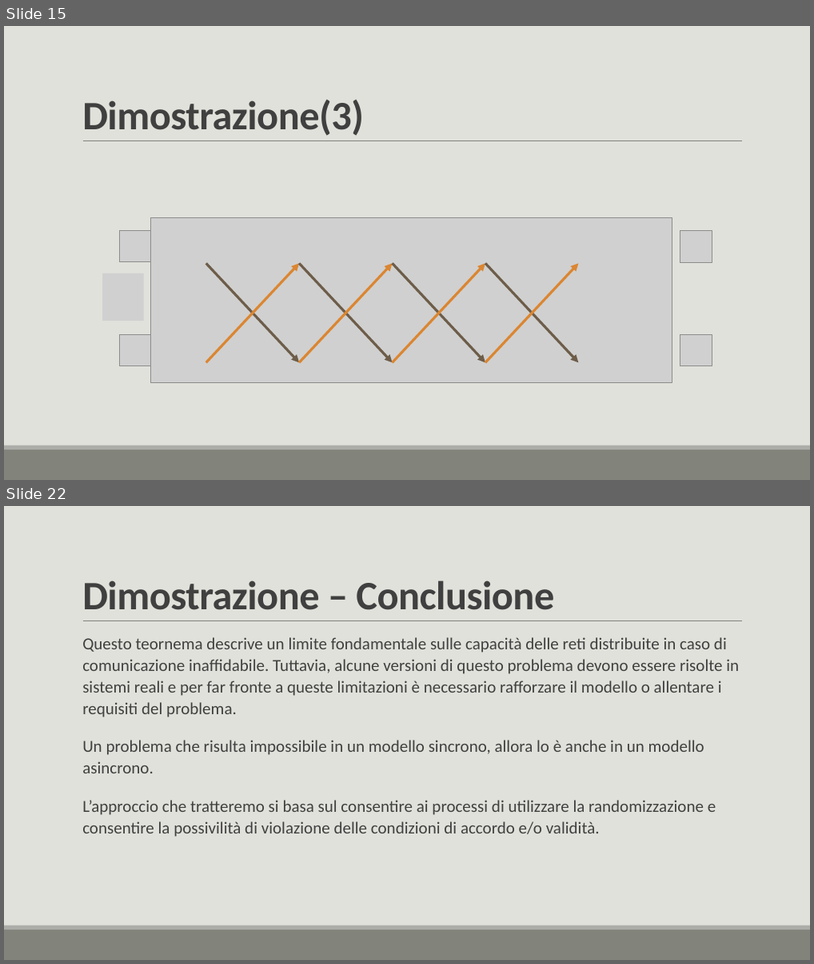
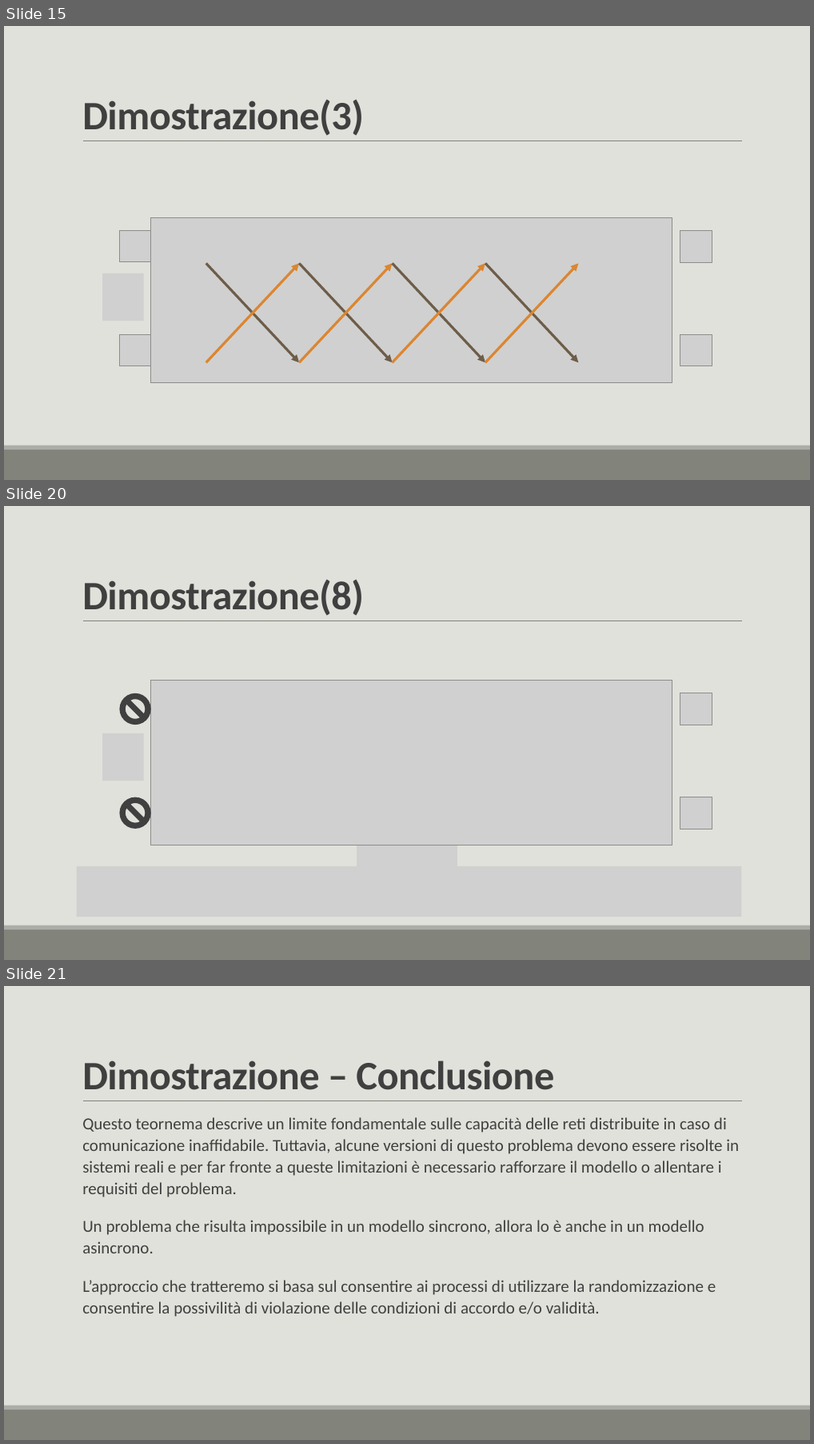
Before and after one commit to lory9894University/mcad, a slide deck: Prensentazione_V2.pptx. Shown one above the other, each under a label of ours: slides 15 and 22 before the commit, slides 15, 20 and 21 after it; the slides between them are not shown. The pictures are 814x964 and 814x1444 pixels, drawn with LibreOffice and Linux fonts; fonts in the diff are those of the drawing; grey boxes stand for pictures. Boxes give left, top, right and bottom in pixels: in the first picture for what was removed or moved away, otherwise in the second. Text is boxed around its words. In the diff, an @@ line names an element or a change of style, - is before the commit and + after.

```diff
--- a/Prensentazione_V2.pptx
+++ b/Prensentazione_V2.pptx
@@ slide 20 added at [4, 506, 810, 960], background #E1E1DB; not listed: 3 template elements that a slide beside it also shows @@
@@ title added at [82, 580, 364, 616], 48 pt, text #404040, bold @@
+Dimostrazione(8)
@@ no-entry sign added at [119, 693, 151, 724], fill #404040 @@
@@ picture added at [151, 680, 673, 844] @@
@@ picture added at [681, 693, 712, 724] @@
@@ picture added at [102, 733, 144, 780] @@
@@ no-entry sign added at [119, 797, 151, 828], fill #404040 @@
@@ picture added at [681, 797, 712, 828] @@
@@ picture added at [357, 834, 458, 872] @@
@@ picture added at [394, 825, 428, 855] @@
@@ picture added at [77, 866, 742, 916] @@
@@ what was slide 22 is now slide 21 @@
```
Also in this commit, not shown: 9 slides changed, 5 other slides added, 4 slides removed, 1 other file.
